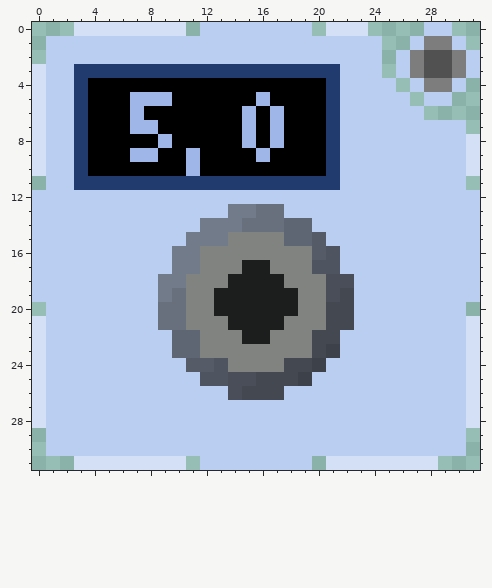
File history of a pixel-art sprite, Icons/The Gray Button.png. The picture above is the old version.
The file is 32x32 pixels. Colours within 5 levels of each other are drawn and written as one.
After the commit:
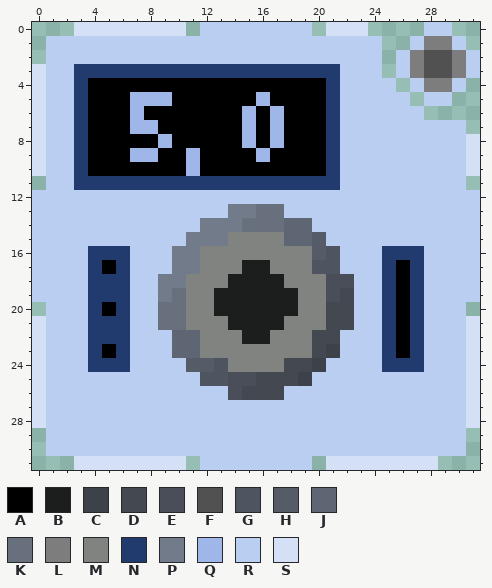
Palette (. is transparent): A #000000  B #1b1e1d  C #3d4149  D #434851  E #494e58  F #515151  G #4f5560  H #555c67  J #5f6673  K #68707e  L #7d7d7d  M #818380  N #223b6f  P #727b8a  Q #9fb6e8  R #b9cef0  S #d3e0f5
From old to new:
@@ x 0..31 @@
 15 RRRRRRRRRRRPPPMMMMJJHRRRRRRRRRRR
-16 RRRRRRRRRRPPMMMMMMMMHGRRRRRRRRRR
-17 RRRRRRRRRRPPMMMBBMMMGGRRRRRRRRRR
-18 RRRRRRRRRPPMMMBBBBMMMEERRRRRRRRR
-19 RRRRRRRRRPKMMBBBBBBMMEDRRRRRRRRR
-20 .RRRRRRRRKKMMBBBBBBMMDDRRRRRRRR.
-21 SRRRRRRRRKKMMMBBBBMMMDDRRRRRRRRS
-22 SRRRRRRRRRJJMMMBBMMMDDRRRRRRRRRS
-23 SRRRRRRRRRJJMMMMMMMMDCRRRRRRRRRS
-24 SRRRRRRRRRRHHGMMMMDDCRRRRRRRRRRS
+16 RRRRNNNRRRPPMMMMMMMMHGRRRNNNRRRR
+17 RRRRNANRRRPPMMMBBMMMGGRRRNANRRRR
+18 RRRRNNNRRPPMMMBBBBMMMEERRNANRRRR
+19 RRRRNNNRRPKMMBBBBBBMMEDRRNANRRRR
+20 .RRRNANRRKKMMBBBBBBMMDDRRNANRRR.
+21 SRRRNNNRRKKMMMBBBBMMMDDRRNANRRRS
+22 SRRRNNNRRRJJMMMBBMMMDDRRRNANRRRS
+23 SRRRNANRRRJJMMMMMMMMDCRRRNANRRRS
+24 SRRRNNNRRRRHHGMMMMDDCRRRRNNNRRRS
 25 SRRRRRRRRRRRGGEEDDDCRRRRRRRRRRRS
Pixel boxes of the changes (left, top, right, bottom) in both pictures:
changed: (88, 246, 130, 372)
changed: (382, 246, 424, 372)
